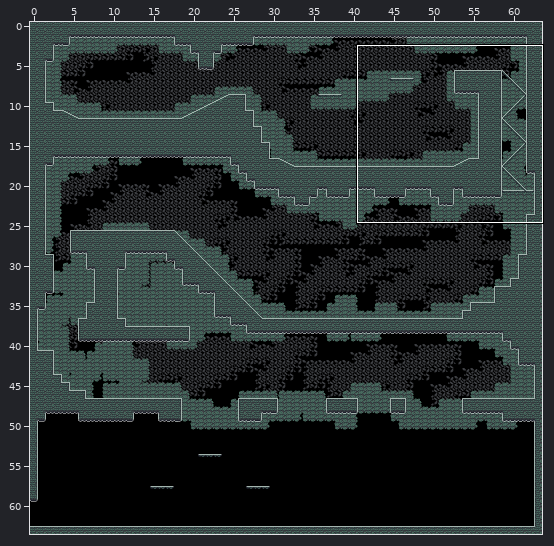
Two versions of a level (Tiled map, DeathBros/Assets/TiledMaps/green_ruins/green_ruins_1.tmx). Above: a wide view before the commit, with the close-up outlined.
Close-up. The starting point:
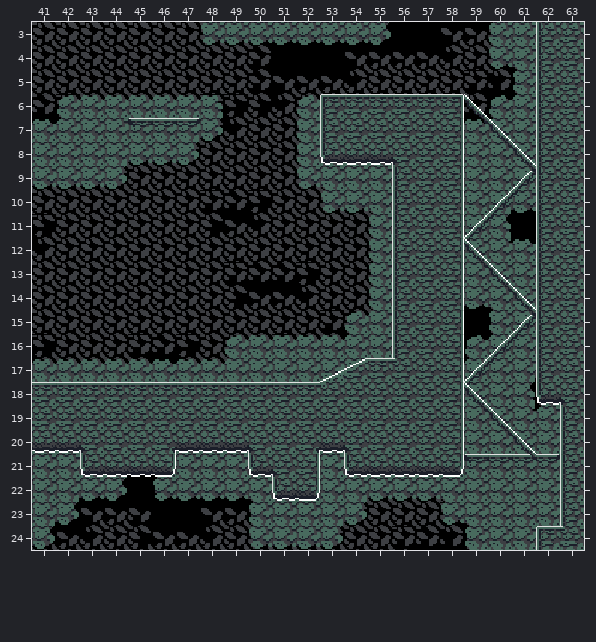
Cells are 16x16 px. Shown: x 41..63, y 3..24.
The same view after the edit:
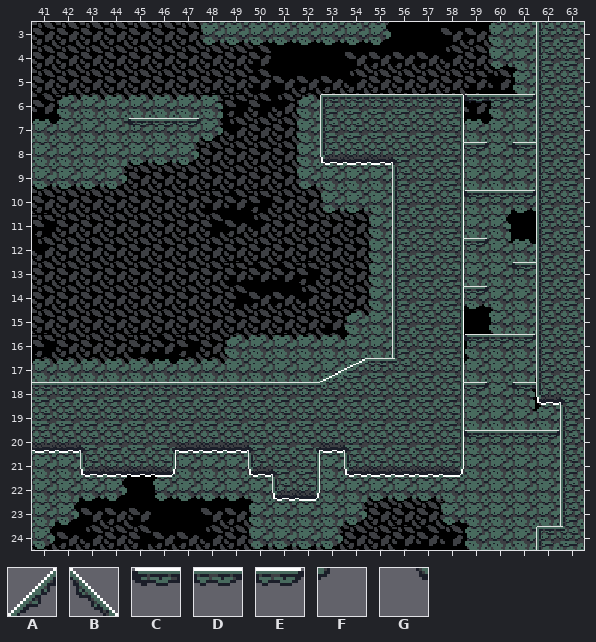
Key: from "green_ruins_tiles": A 43, B 44, C 56, D 57, E 58, F 59, G 60.
_ is an empty cell.
Diff:
{"where": "layer \"Platforms\""}
{"y":6,"x":59,"old":"___","new":"CDE"}
{"y":8,"x":59,"old":"_","new":"E"}
{"y":8,"x":61,"old":"_","new":"C"}
{"y":9,"x":61,"old":"A","new":"_"}
{"y":10,"x":59,"old":"_AF","new":"CDE"}
{"y":11,"x":59,"old":"AF","new":"__"}
{"y":12,"x":59,"old":"F","new":"E"}
{"y":13,"x":61,"old":"_","new":"C"}
{"y":14,"x":59,"old":"_","new":"E"}
{"y":15,"x":61,"old":"A","new":"_"}
{"y":16,"x":59,"old":"_AF","new":"CDE"}
{"y":17,"x":59,"old":"AF","new":"__"}
{"y":18,"x":59,"old":"F","new":"E"}
{"y":18,"x":61,"old":"_","new":"C"}
{"y":20,"x":59,"old":"____","new":"CDDE"}
{"y":21,"x":59,"old":"CDDE","new":"____"}
{"where": "layer \"Platforms2\""}
{"y":6,"x":59,"old":"B","new":"_"}
{"y":7,"x":59,"old":"GB","new":"__"}
{"y":8,"x":60,"old":"GB","new":"__"}
{"y":9,"x":61,"old":"G","new":"_"}
{"y":12,"x":59,"old":"B","new":"_"}
{"y":13,"x":59,"old":"GB","new":"__"}
{"y":14,"x":60,"old":"GB","new":"__"}
{"y":15,"x":61,"old":"G","new":"_"}
{"y":18,"x":59,"old":"B","new":"_"}
{"y":19,"x":59,"old":"GB","new":"__"}
{"y":20,"x":60,"old":"GB","new":"__"}
{"y":21,"x":61,"old":"G","new":"_"}
